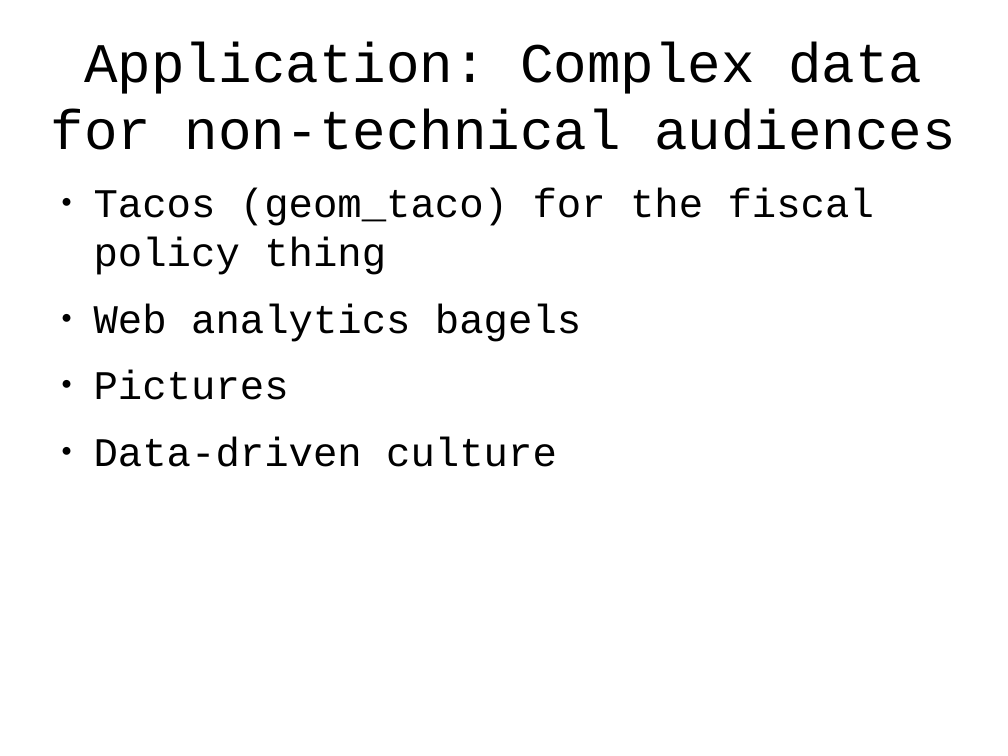
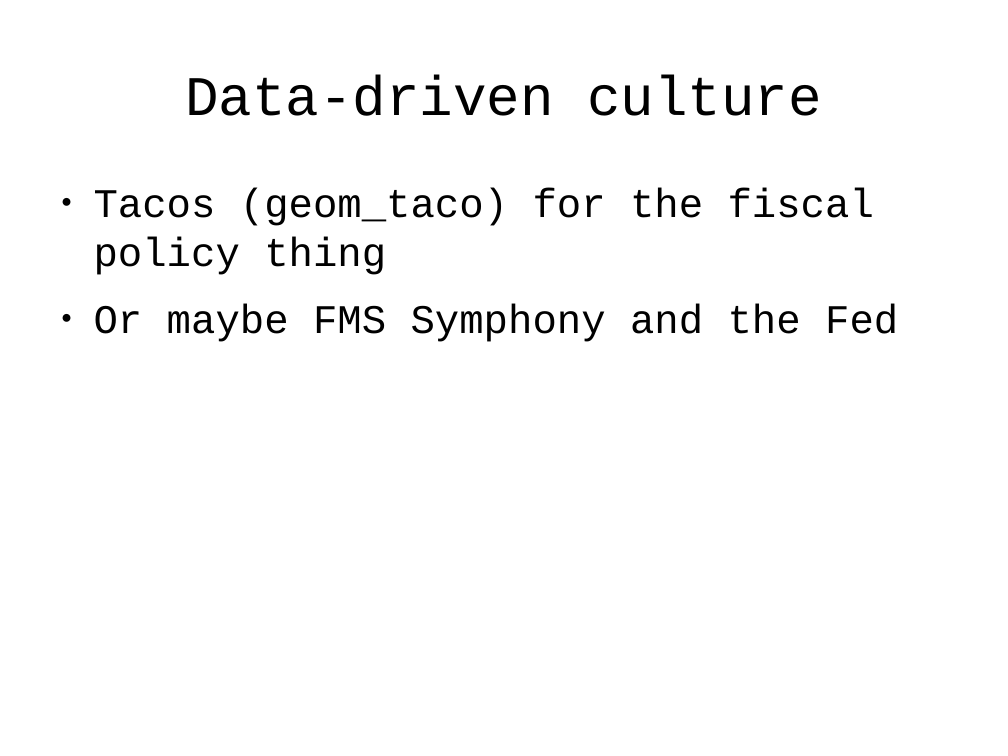
Before and after one commit to tlevine/gastronomification-big-data-talk, a slide deck: slide 15 of big-senses.odp (slide 8 before the commit). Drawn at 1008x756 pixels with LibreOffice and Linux fonts; fonts in the diff are those of the drawing; background and template pictures are left out. Boxes give left, top, right and bottom in pixels: in the first picture for what was removed or moved away, otherwise in the second. Text is boxed around its words. In the diff, an @@ line names an element or a change of style, - is before the commit and + after.

```diff
--- a/big-senses.odp
+++ b/big-senses.odp
@@ title at bbox=[185, 75, 822, 116]: text changed @@
-Application: Complex data for non-technical audiences
+Data-driven culture
@@ text at bbox=[94, 303, 898, 342]: text changed @@
-● Web analytics bagels
-● Pictures
-● Data-driven culture
+● Or maybe FMS Symphony and the Fed
```
Also in this commit, not shown: 6 slides added.
